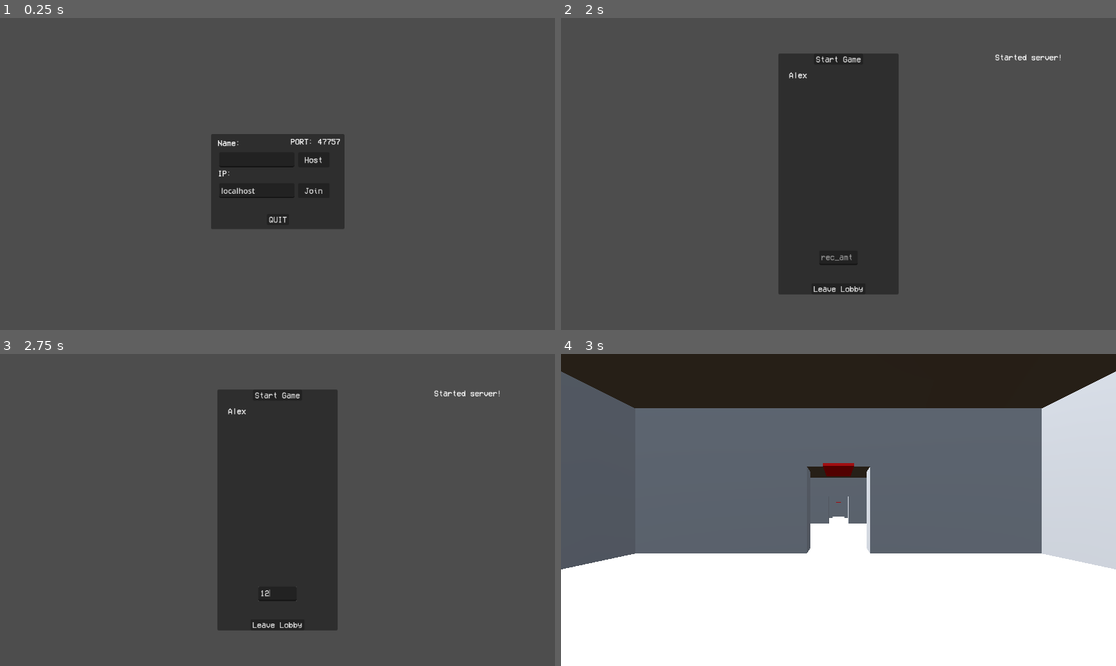
Above: before the commit, frames 1-4 (two rows, left to right).
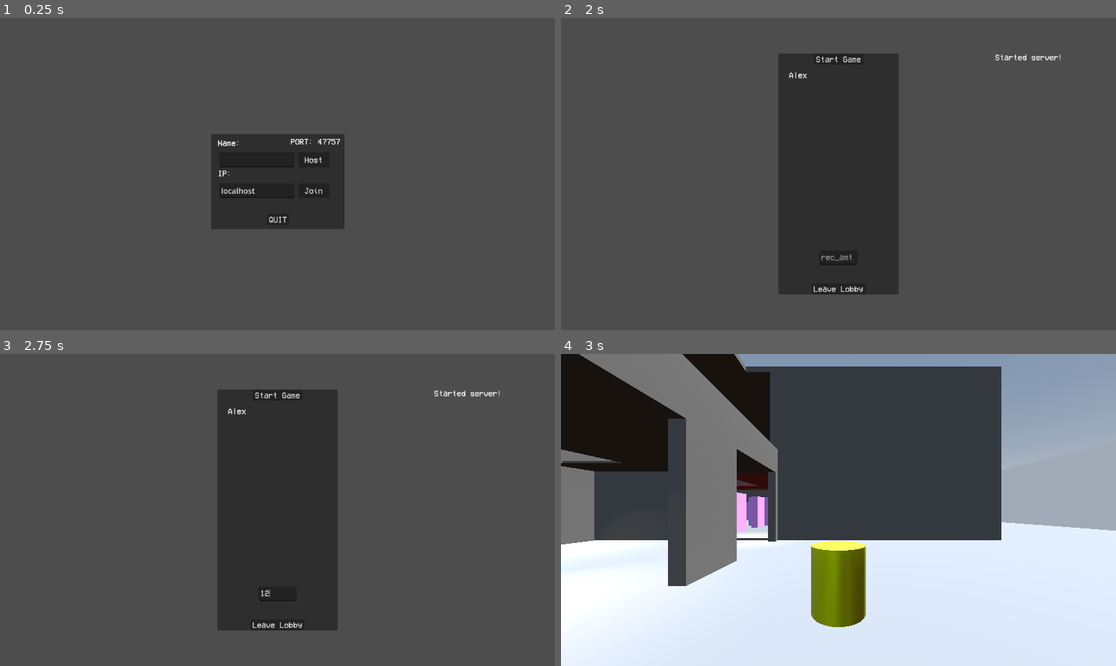
Above: after the commit, the same moments.

Repository: ts-scik/goop-gun
Game: Godot game, scene res://Prefabs/main_scene.tscn
The game is run twice, just before and just after one commit, with the same random seed, the same clock (stepped at 60 frames per second) and the same inputs. The engine's default icon, where the game draws it, is replaced by a stand-in: a white triangle on a blue panel in a dark square.
Inputs (mouse positions are in pixels of both pictures, inside the frame that each line leads up to):
- Up to frame 1 (0.25 s): no input
- Up to frame 2 (2 s): click (816, 158) at 0.52 s; type "Alex" at 0.6 s; click "Host" at 1.25 s
- Up to frame 3 (2.75 s): click (277, 594) at 2.02 s; type "12" at 2.1 s
- Up to frame 4 (3 s): click "Start Game" at 2.75 s

Frames 1-3 are identical in both runs. In frame 4, 91% of the frame differs, in the area x 0-100%, y 0-100%.

Commit message:
started adding camera rotational shake on shoot

Diff:
--- a/Scripts/Player/camera_controller.gd
+++ b/Scripts/Player/camera_controller.gd
@@ -255,14 +255,23 @@
 
 
 ## Handles camera shake
-func _update_camera_shake(alpha : float, amount : float) -> void:
-	var shake_frequency : float = 15
+func _update_camera_shake(alpha : float, _amount : float) -> void:
+	var shake_frequency : float = 15 * (1 - alpha)
 	var amt = sin(alpha * shake_frequency) * (1 - alpha)
 
 	var v_offset = amt * _camera_shake_angle.y
 	var h_offset = amt * _camera_shake_angle.x
+
+	var roll_frequency : float = 15
+	var roll_offset = -sin(alpha * roll_frequency) * (1 - alpha) * 0.009
+	var pitch_offset = sin(alpha * 8) * (1 - alpha) * 0.007
+	var yaw_offset = sin(alpha * 12) * (1 - alpha) * 0.008
+
 	player_camera.v_offset = v_offset
 	player_camera.h_offset = h_offset
+	player_camera.rotation.z = roll_offset
+	player_camera.rotation.x = pitch_offset
+	player_camera.rotation.y = yaw_offset
 
 
 ## Handle update to is_aiming state
--- a/Scripts/Player/gun_controller.gd
+++ b/Scripts/Player/gun_controller.gd
@@ -223,7 +223,7 @@
 ## Handles end-of-footstep gun shake
 var shake_angle := Vector3.ZERO
 func _update_gun_shake(alpha: float, random_shake: Vector3) -> void:
-	var shake_frequency = 20
+	var shake_frequency = 20 * (1-alpha)
 	var amt = sin(alpha * shake_frequency) * (1 - alpha)
 
 	shake_angle = random_shake * amt
--- a/Scripts/world.gd
+++ b/Scripts/world.gd
@@ -56,13 +56,13 @@
 
 ## Generates and returns world_data for world setup and sharing with clients
 func generate_world_data() -> Array:
-	#return []
-	return rooms_generator.generate_world_data()
+	return []
+	#return rooms_generator.generate_world_data()
 
 
 ## Loads in the world
 func load_world(world_data : Array) -> void:
-	rooms_generator.load_world(world_data)
-	player_spawn_positions = rooms_generator.player_spawn_positions
-	#var geometry = load ("res://Prefabs/Level/geometry.tscn").instantiate()
-	#add_child(geometry)
+	#rooms_generator.load_world(world_data)
+	#player_spawn_positions = rooms_generator.player_spawn_positions
+	var geometry = load ("res://Prefabs/Level/geometry.tscn").instantiate()
+	add_child(geometry)
